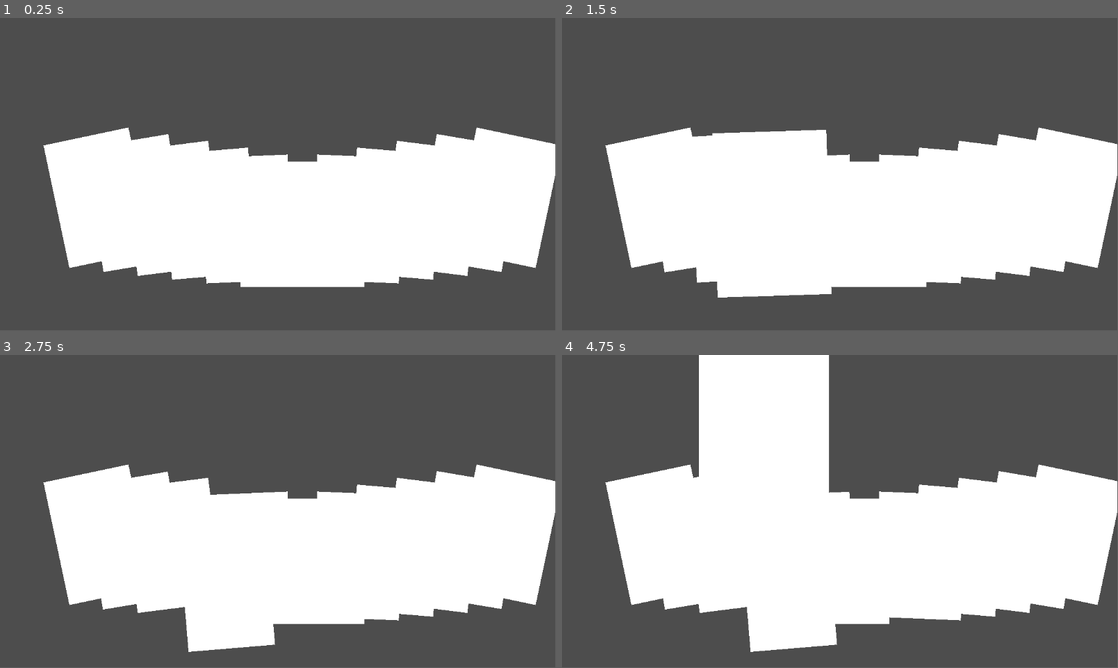
Above: before the commit, frames 1-4 (two rows, left to right).
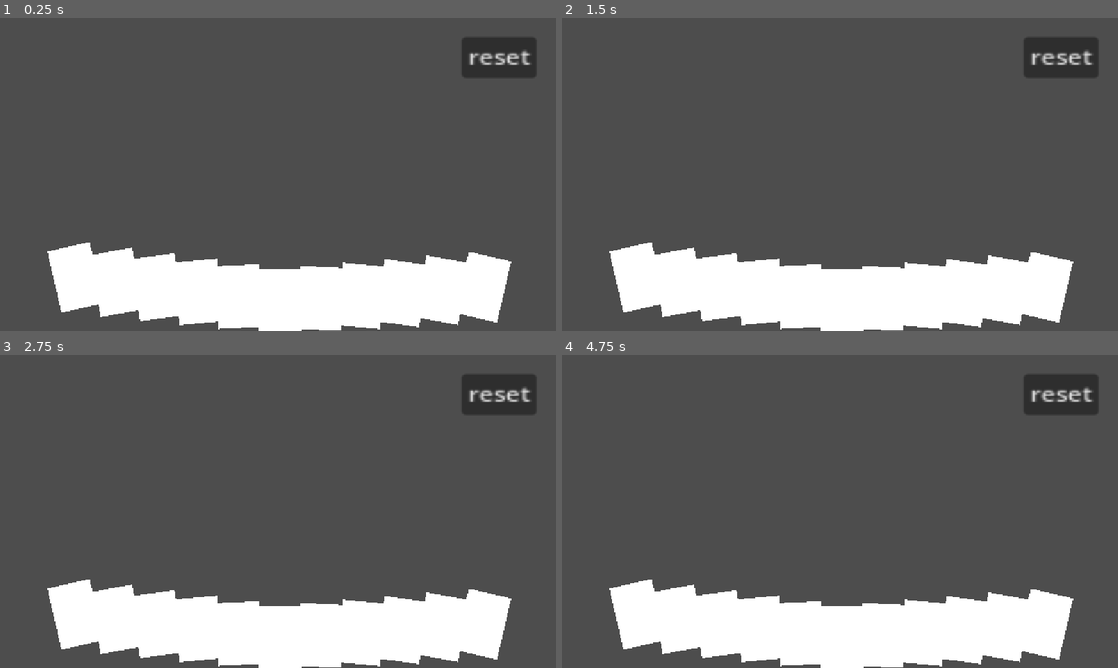
Above: after the commit, the same moments.

Repository: night-silhouette/gamejam
Game: Godot game, scene res://scene/game/game.tscn
Two runs of this game, one before a commit and one after it. Both use one fixed random seed, a clock stepped at 60 frames per second and the inputs below.
Inputs (mouse positions are in pixels of both pictures, inside the frame that each line leads up to):
- Up to frame 1 (0.25 s): no input
- Up to frame 2 (1.5 s): tap Enter at 0.5 s; drag from (662, 196) to (895, 105) at 0.52 s; drag from (712, 193) to (812, 237) at 1.27 s
- Up to frame 3 (2.75 s): move the mouse to (172, 545) at 2.02 s; click (172, 545) at 2.17 s
- Up to frame 4 (4.75 s): drag from (789, 586) to (673, 464) at 2.77 s; drag from (801, 552) to (867, 511) at 3.52 s; drag from (845, 561) to (756, 433) at 4.27 s
The window is 799x449 before the commit and 800x450 after it. Grey fills any space a smaller window leaves; there, only what the larger window draws over its background counts as a difference.

The runs differ from the first frame. In frame 1, 46% of the frame differs, in the area x 7-100%, y 6-100%; in frame 2, 46%; in frame 3, 45%; in frame 4, 55%, in the area x 7-100%, y 0-100%.

Commit message:
旋转修正

Diff:
--- a/class/card_on_hard/card_on_hard.gd
+++ b/class/card_on_hard/card_on_hard.gd
@@ -4,7 +4,7 @@
 
 
 @export var transform_speed=1100
-@export var hover_transform_time=0.3
+@export var hover_transform_time=0.1
 
 var half_size = get_rect().size / 2.0
 func update_card_to_mouse_center(mouse_position):
@@ -25,6 +25,7 @@
 var hover_end_tween
 func _ready() -> void:
 
+	pivot_offset=size/2
 	set_process(false)
 	mouse_entered.connect(func():
 
@@ -56,14 +57,16 @@
 		if event is InputEventMouseButton :
 			if event.pressed:
 				is_draged=true
-				print(global_position)
-				#orignal_position=global_position
+
+
 			else:
 				is_draged=false
 				drag_lock=false
-				Util.tween_fast_to_slow(self,"global_position",orignal_position,global_position.distance_to(orignal_position)/transform_speed,func():drag_lock=true)
+				Util.tween_fast_to_slow(self,"global_position",orignal_position,global_position.distance_to(orignal_position)/transform_speed,func():
+					drag_lock=true)
 				mouse_exited.emit()
 		elif event is InputEventMouseMotion:
+
 			if is_draged:
 				update_card_to_mouse_center(event.position)
 
@@ -76,5 +79,4 @@
 
 
 func _process(delta: float) -> void:
-
 	pass
--- a/class/util/util.gd
+++ b/class/util/util.gd
@@ -7,8 +7,8 @@
 		res.append_array(Array(range(middle-1,-1,-1)))
 		res.append_array(Array(range(0,middle)))
 	else :
-		res.append_array(Array(range(middle,1,-1)))
-		res.append_array(Array(range(1,middle+1)))
+		res.append_array(Array(range(middle+1,1,-1)))
+		res.append_array(Array(range(1,middle+2)))
 
 	return res
 
--- a/project.godot
+++ b/project.godot
@@ -21,7 +21,12 @@
 [display]
 
 window/size/mode=3
+window/stretch/mode="canvas_items"
 
 [global_group]
 
 card_in_hard=""
+
+[rendering]
+
+anti_aliasing/quality/msaa_2d=3
--- a/scene/card_on_hard/Card_on_hard.tscn
+++ b/scene/card_on_hard/Card_on_hard.tscn
@@ -3,18 +3,17 @@
 [ext_resource type="Script" uid="uid://dtiy8502t4cqb" path="res://class/card_on_hard/card_on_hard.gd" id="1_inydn"]
 
 [node name="card_in_hard" type="Control" groups=["card_in_hard"]]
-custom_minimum_size = Vector2(180, 260)
+custom_minimum_size = Vector2(90, 130)
 layout_mode = 3
 anchors_preset = 0
-offset_right = 180.0
-offset_bottom = 260.0
-pivot_offset = Vector2(90, 130)
+offset_right = 90.0
+offset_bottom = 130.0
 script = ExtResource("1_inydn")
 metadata/_custom_type_script = "uid://dtiy8502t4cqb"
 
 [node name="ColorRect" type="ColorRect" parent="."]
-custom_minimum_size = Vector2(180, 260)
+custom_minimum_size = Vector2(90, 130)
 layout_mode = 0
-offset_right = 52.0
-offset_bottom = 92.0
+offset_right = 90.0
+offset_bottom = 130.0
 mouse_filter = 1
--- a/scene/game/game.tscn
+++ b/scene/game/game.tscn
@@ -10,51 +10,97 @@
 [node name="hard_container" type="Control" parent="."]
 layout_mode = 3
 anchors_preset = 0
-offset_left = -470.0
-offset_top = 120.0
-offset_right = -430.0
-offset_bottom = 160.0
+offset_left = -413.0
+offset_top = 171.0
+offset_right = -373.0
+offset_bottom = 211.0
 script = ExtResource("1_pw1yp")
-base_y_offset = 350.0
-y_bios = 11
+base_y_offset = 200.0
+y_bios = 7
+metadata/_edit_use_anchors_ = true
 
 [node name="card_in_hard" parent="hard_container" instance=ExtResource("1_8xedm")]
+offset_left = -92.0
+offset_top = -34.0
+offset_right = -2.0
+offset_bottom = 96.0
+metadata/_edit_use_anchors_ = true
 
 [node name="card_in_hard2" parent="hard_container" instance=ExtResource("1_8xedm")]
+offset_left = -92.0
+offset_top = -34.0
+offset_right = -2.0
+offset_bottom = 96.0
+metadata/_edit_use_anchors_ = true
 
 [node name="card_in_hard3" parent="hard_container" instance=ExtResource("1_8xedm")]
+offset_left = -92.0
+offset_top = -34.0
+offset_right = -2.0
+offset_bottom = 96.0
+metadata/_edit_use_anchors_ = true
 
 [node name="card_in_hard4" parent="hard_container" instance=ExtResource("1_8xedm")]
+offset_left = -92.0
+offset_top = -34.0
+offset_right = -2.0
+offset_bottom = 96.0
+metadata/_edit_use_anchors_ = true
 
 [node name="card_in_hard5" parent="hard_container" instance=ExtResource("1_8xedm")]
+offset_left = -92.0
+offset_top = -34.0
+offset_right = -2.0
+offset_bottom = 96.0
+metadata/_edit_use_anchors_ = true
 
 [node name="card_in_hard6" parent="hard_container" instance=ExtResource("1_8xedm")]
+offset_left = -92.0
+offset_top = -34.0
+offset_right = -2.0
+offset_bottom = 96.0
+metadata/_edit_use_anchors_ = true
 
 [node name="card_in_hard7" parent="hard_container" instance=ExtResource("1_8xedm")]
+offset_left = -92.0
+offset_top = -34.0
+offset_right = -2.0
+offset_bottom = 96.0
+metadata/_edit_use_anchors_ = true
 
 [node name="card_in_hard8" parent="hard_container" instance=ExtResource("1_8xedm")]
+offset_left = -92.0
+offset_top = -34.0
+offset_right = -2.0
+offset_bottom = 96.0
+metadata/_edit_use_anchors_ = true
 
 [node name="card_in_hard9" parent="hard_container" instance=ExtResource("1_8xedm")]
+offset_left = -92.0
+offset_top = -34.0
+offset_right = -2.0
+offset_bottom = 96.0
+metadata/_edit_use_anchors_ = true
 
 [node name="card_in_hard10" parent="hard_container" instance=ExtResource("1_8xedm")]
+offset_left = -92.0
+offset_top = -34.0
+offset_right = -2.0
+offset_bottom = 96.0
+metadata/_edit_use_anchors_ = true
 
 [node name="card_in_hard11" parent="hard_container" instance=ExtResource("1_8xedm")]
-offset_left = -95.0
-offset_top = -128.0
-offset_right = 85.0
-offset_bottom = 132.0
-
-[node name="card_in_hard12" parent="hard_container" instance=ExtResource("1_8xedm")]
 offset_left = -92.0
-offset_top = -126.0
-offset_right = 88.0
-offset_bottom = 134.0
+offset_top = -34.0
+offset_right = -2.0
+offset_bottom = 96.0
+metadata/_edit_use_anchors_ = true
 
 [node name="Button" type="Button" parent="."]
-offset_left = 753.0
-offset_top = -595.0
-offset_right = 801.0
-offset_bottom = -564.0
+offset_left = 380.0
+offset_top = -285.0
+offset_right = 428.0
+offset_bottom = -254.0
 scale = Vector2(3.22993, 2.64425)
 text = "reset
 "
--- a/scene/game/hard_container.gd
+++ b/scene/game/hard_container.gd
@@ -3,7 +3,7 @@
 
 @export var max_width_percent: float = 0.8
 @export var base_y_offset: float = 100.0
-@export var card_spacing: float = 0.5
+
 @export var card_arc_angle: float = 0.5
 @export var y_bios=20
 
@@ -20,18 +20,30 @@
 	viewport_x=get_viewport_rect().size.x
 	viewport_y=get_viewport_rect().size.y
 	card_in_hard=get_children().filter(func(item):return item.is_in_group("card_in_hard"))
+	callback_all("set_process",[true])
 	tranform_card()
-	callback_all("set_process",[true])
+
 	callback_all("init",[])
 
-	$"../Button".pressed.connect(func():tranform_card())
+	$"../Button".pressed.connect(func():
+		tranform_card())
+
 func tranform_card():
 	if self.is_node_ready():
 		var card_num=card_in_hard.size()
+
 		var px_temp=viewport_x/card_num*max_width_percent
+		print(px_temp)
 		var r_temp=card_arc_angle/card_num
+		print(r_temp)
+		for i in range(card_num):
 
-		for i in range(card_num):
-			card_in_hard[i].global_position=Vector2(-viewport_x/2*max_width_percent+i*px_temp,viewport_y/2-base_y_offset-y_bios* Util.u_sequence(card_num)[i])
-			card_in_hard[i].rotation=Util.zero_cross_sequence(card_num)[i]*r_temp
+
+
+			var card_size=card_in_hard[i].size
+			var diagonal=Vector2(card_size.x/2,card_size.y/2).length()
+			var rota=Util.zero_cross_sequence(card_num)[i]*r_temp
+			var pivot_bios=Vector2(diagonal*sin(rota),diagonal*cos(rota))
+			card_in_hard[i].rotation=rota
+			card_in_hard[i].global_position=pivot_bios+Vector2(-viewport_x/2*max_width_percent+i*px_temp,viewport_y/2-base_y_offset-y_bios* Util.u_sequence(card_num)[i])
 			card_in_hard[i].z_index=-Util.u_sequence(card_num)[i]
